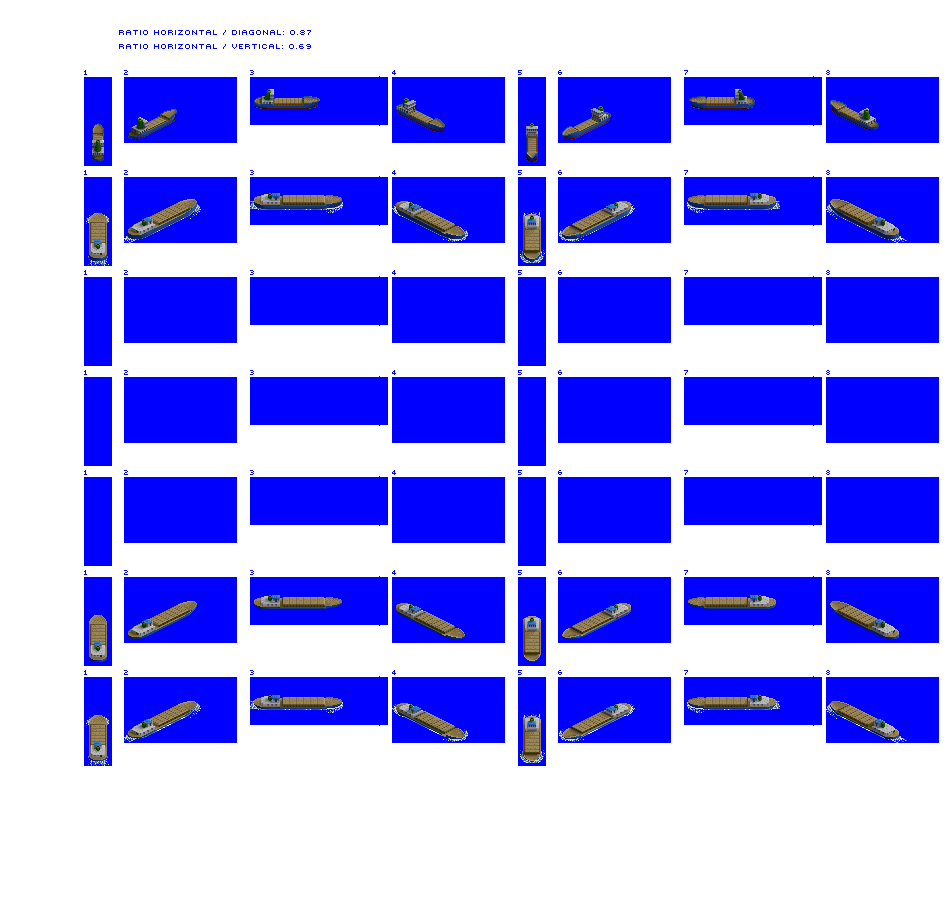
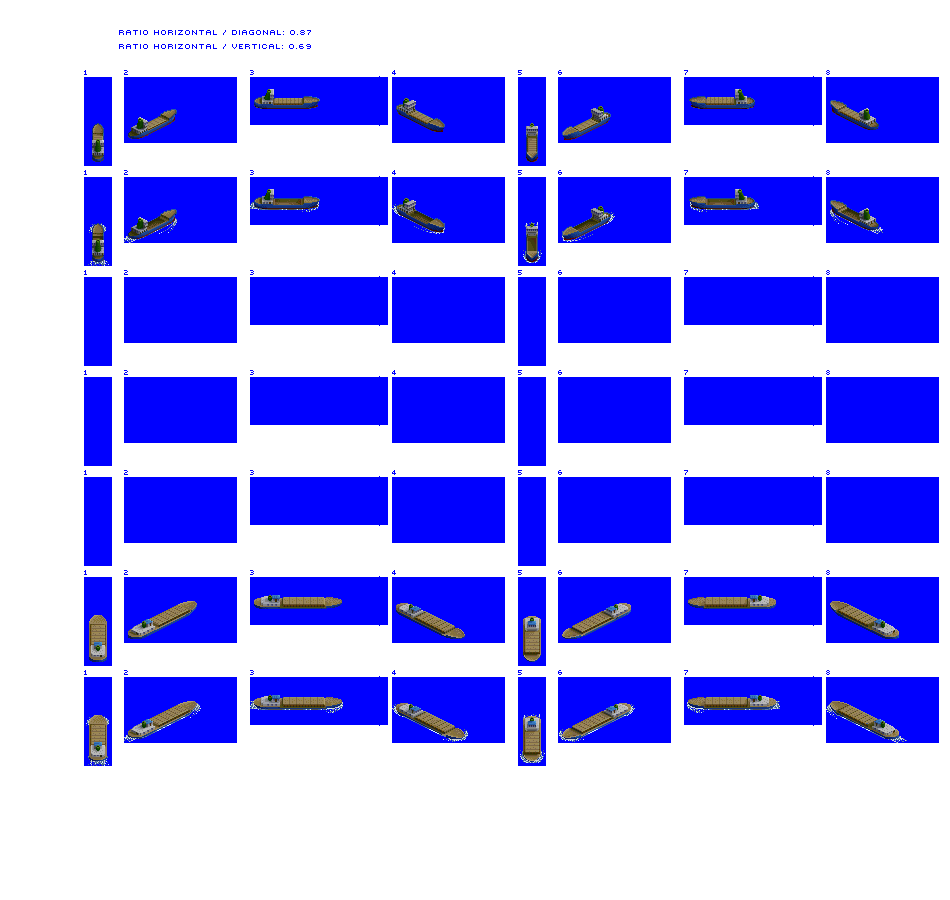
The second 950 × 900 image is a revision of the first. Changes to its layers:
painted on "Trader unloaded" over [92, 189, 879, 262]
painted on "prop / bow wash" over [86, 201, 907, 263]
removed layer "River Boat unloaded" over [89, 193, 899, 262]
